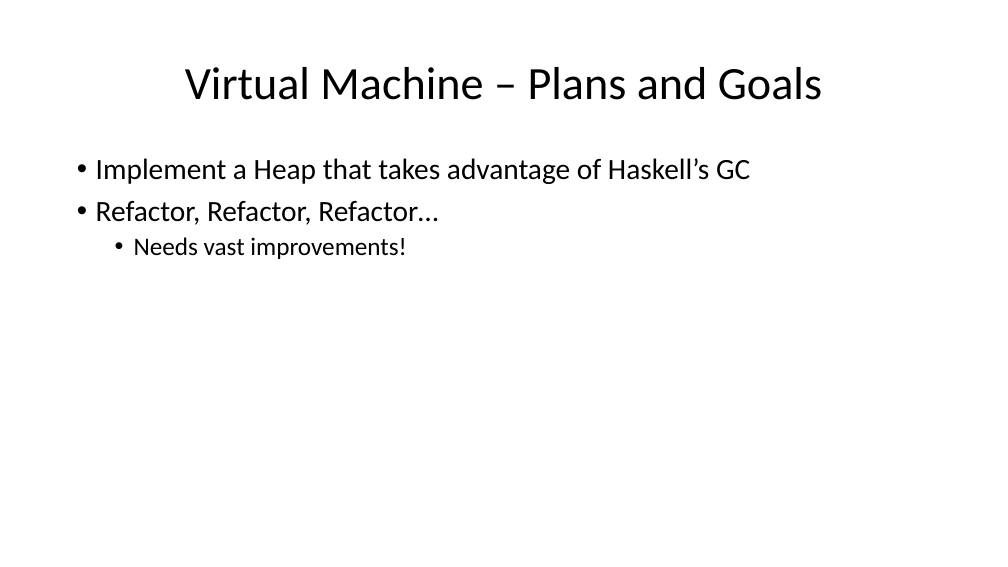
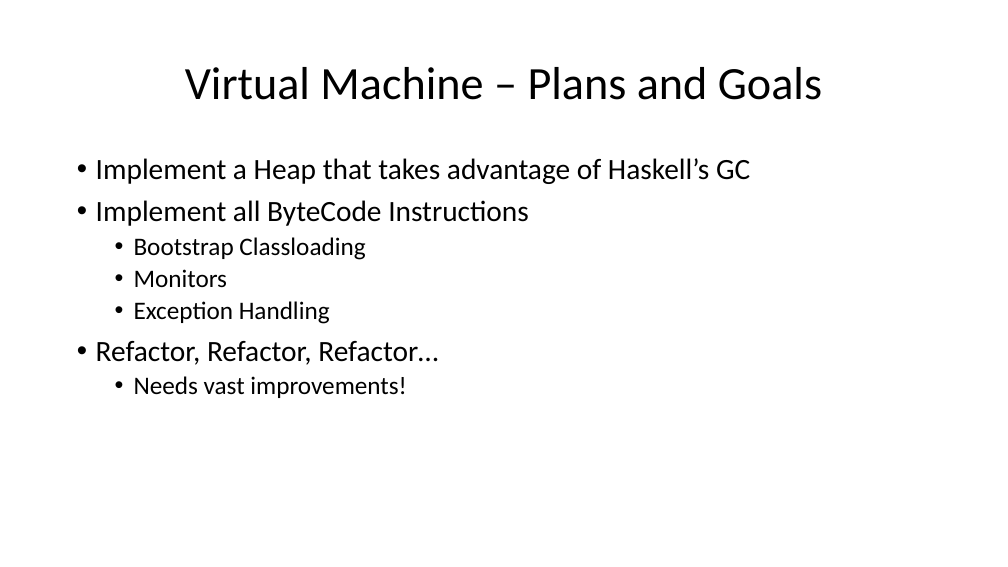
Before and after one commit to LouisJenkinsCS/LLVM-JVM, a slide deck: slide 19 of OPL_Final_Project_Presentation.pptx (slide 20 before the commit). Drawn at 1008x567 pixels with LibreOffice and Linux fonts; fonts in the diff are those of the drawing. Boxes give left, top, right and bottom in pixels: in the first picture for what was removed or moved away, otherwise in the second. Text is boxed around its words. In the diff, an @@ line names an element or a change of style, - is before the commit and + after.

```diff
--- a/OPL_Final_Project_Presentation.pptx
+++ b/OPL_Final_Project_Presentation.pptx
@@ text at box(96, 200, 529, 324): paragraphs added @@
+• Implement all ByteCode Instructions
+  • Bootstrap Classloading
+  • Monitors
+  • Exception Handling
```
Also in this commit, not shown: 9 other slides changed, 1 slide added, 2 slides removed.
